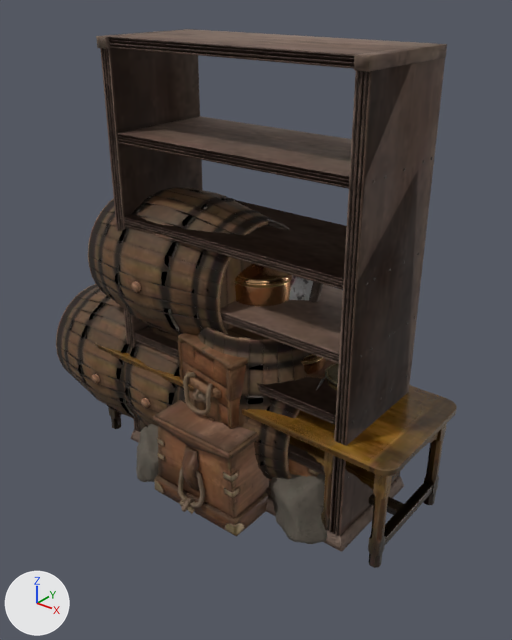
Two versions of the glTF model valdragon/jeu/mq/phprops.glb, one commit apart.
One viewpoint serves both versions: a camera (50 mm lens) standing at (1.88, -2.39, 2.29) and looking at (0.09, -0.15, 0.9). The lights are fixed; the arrows at lower left show +X, +Y and +Z. The picture after the commit comes second. Where no turn or scale is listed for an object, it has been applied to the vertices.

The first picture shows 'WoodenTable_01', 'brass_pot_01', 'moon_rock_02.004', 'wine_barrel_01.002', 'wine_barrel_01.010', 'wine_barrel_01.014', 'wine_barrel_01.018', 'wine_barrel_01.022', 'wooden_bookshelf_worn', 'wooden_crate_01.001', 'wooden_crate_02', 'wooden_crate_02.001' and 17 more.
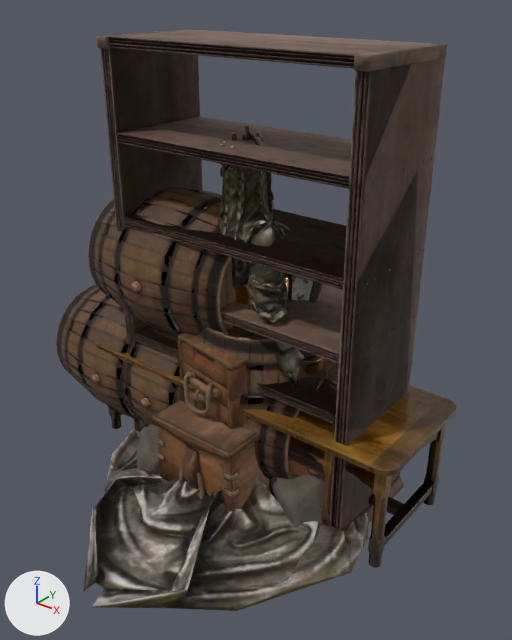
The change, as JSON lines over the scene's bpy script:
```json
{"op": "add", "block": "img_gothic_statue_nor_gl", "code": ["img_gothic_statue_nor_gl = load_image('gothic_statue_nor_gl', '_unpacked/gothic_statue_nor_gl', 384, 384, 'Non-Color')"]}
{"op": "add", "block": "img_gothic_statue_diff", "code": ["img_gothic_statue_diff = load_image('gothic_statue_diff', '_unpacked/gothic_statue_diff', 384, 384, 'sRGB')"]}
{"op": "add", "block": "img_gothic_statue_rough", "code": ["img_gothic_statue_rough = load_image('gothic_statue_rough', '_unpacked/gothic_statue_rough', 384, 384, 'Non-Color')"]}
{"op": "add", "block": "mat_gothic_statue", "code": ["mat_gothic_statue = bpy.data.materials.new('gothic_statue')", "# colours: light grey #cbcbce", "# uses the picture img_gothic_statue_diff", "# uses the picture img_gothic_statue_nor_gl", "# uses the picture img_gothic_statue_rough"]}
{"op": "add", "block": "me_gothic_statue", "code": ["me_gothic_statue = bpy.data.meshes.new('gothic_statue')", "me_gothic_statue.from_pydata(...)  # 2397 vertices, 4418 faces; spans x -0.73..0.73, y -0.78..0.78, z -0.87..0.87", "me_gothic_statue.materials.append(mat_gothic_statue)"]}
{"op": "add", "block": "ob_gothic_statue", "code": ["ob_gothic_statue = bpy.data.objects.new('gothic_statue', me_gothic_statue)", "ob_gothic_statue.location = (0.05, -0.408, 0.858)"]}
```

Changed parts and their boxes [x1, y1, x2, y2] in the pictures (512 x 640 px):
```json
{"object": "gothic_statue", "change": "added", "after": [83, 125, 368, 611]}
{"object": "brass_pot_01", "change": "unchanged, covered by the edit", "before": [235, 264, 292, 306], "after": [235, 273, 289, 305]}
```
